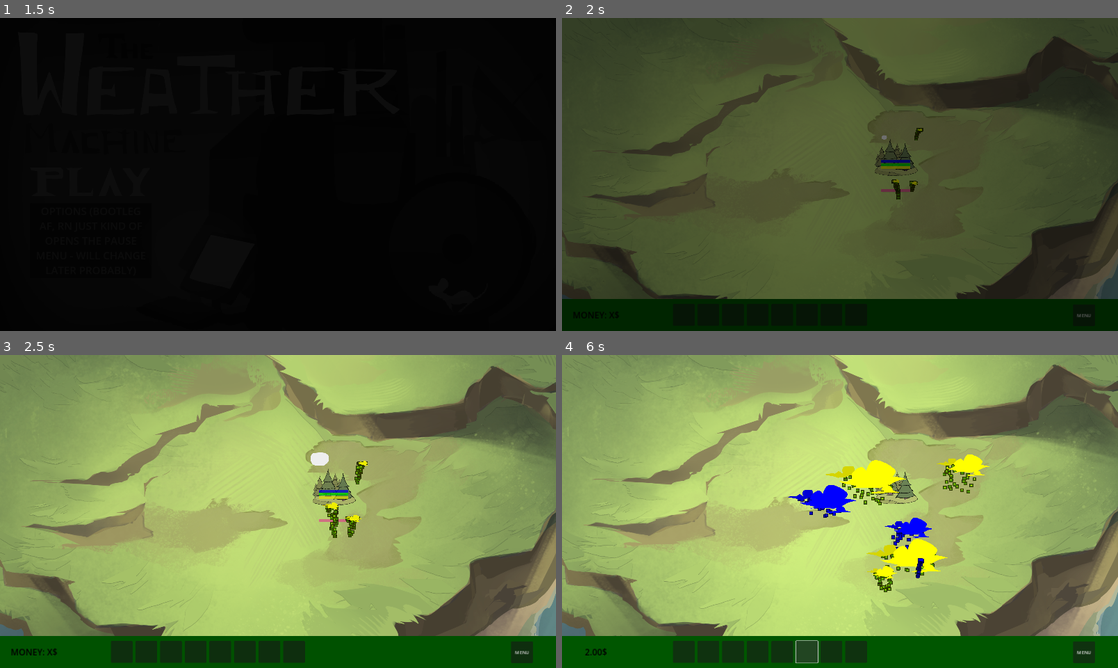
Above: before the commit, frames 1-4 (two rows, left to right).
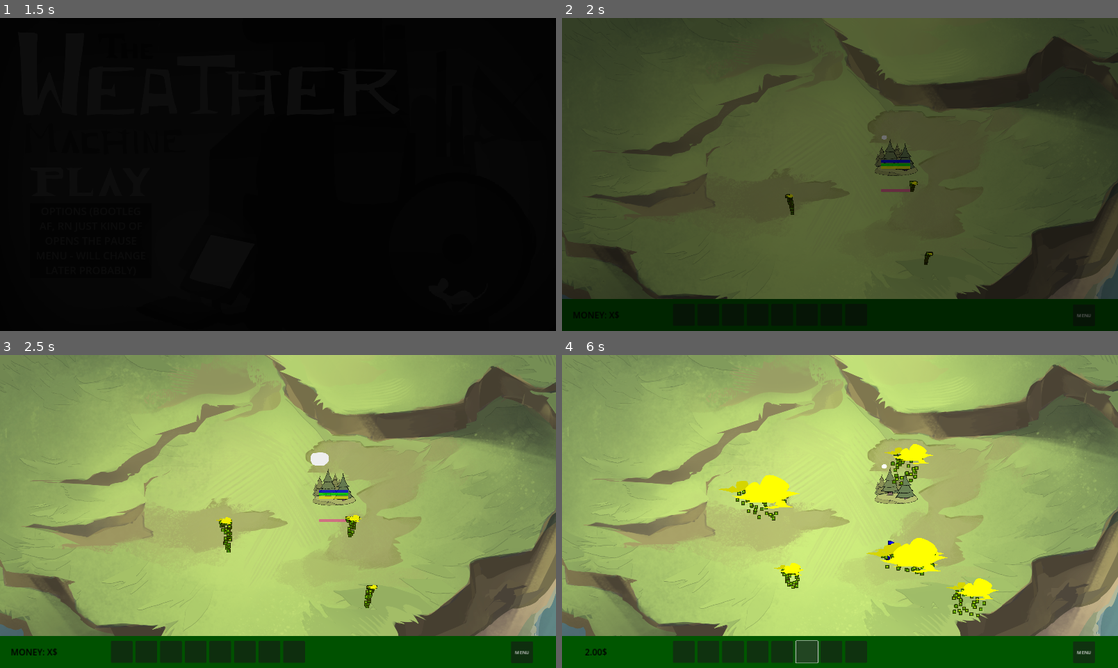
Above: after the commit, the same moments.

Repository: DawidKrolikiewicz/The-Weather-Machine_PirateGameJam16
Game: Godot game, scene res://Scenes/MainMenu/main_menu.tscn
The game is run twice, just before and just after one commit, with the same random seed, the same clock (stepped at 60 frames per second) and the same inputs. The engine's default icon, where the game draws it, is replaced by a stand-in: a white triangle on a blue panel in a dark square.
Inputs (mouse positions are in pixels of both pictures, inside the frame that each line leads up to):
- Up to frame 1 (1.5 s): click (88, 180) at 0.5 s; click (88, 180) at 1.25 s
- Up to frame 2 (2 s): no input
- Up to frame 3 (2.5 s): click (122, 652) at 2 s
- Up to frame 4 (6 s): click (706, 652) at 2.75 s; click (734, 652) at 3.5 s; click (756, 652) at 4.25 s; click (784, 652) at 5 s; click (806, 652) at 5.75 s

Frame 1 is identical in both runs. In frame 2, 0.2% of the frame differs, in the area x 40-67%, y 35-79%; in frame 3, 0.5%; in frame 4, 4.5%, in the area x 28-79%, y 28-84%.

Commit message:
Random Spawn
goofy ass, but it works (spawn rates 90/10 at the beginning, than goes to 30/70 in time)

Diff:
--- a/Scenes/WeatherSpawner/weather_spawner.gd
+++ b/Scenes/WeatherSpawner/weather_spawner.gd
@@ -2,13 +2,25 @@
 class_name WeatherSpawner
 
 @export var weathers_to_spawn: Array[WeatherData] = []
+@export var base_weather_weights: Array[float] = []
+@export var weight_modifiers: Array[float] = []
+@export var min_weight: float = 0.0
+@export var max_weight: float = 100.0
+@export var max_rainy_weight: float = 70.0
+@export var min_sunny_weight: float = 30.0
 
 @onready var timer: Timer = $Timer
 
 var weathers_array: Array[WeatherZone] = []
 var weather_zone: PackedScene = preload("res://Scenes/WeatherZone/weather_zone.tscn")
+var weather_weights: Array[float] = []
 
 func _ready() -> void:
+	if weathers_to_spawn.size() != base_weather_weights.size():
+		push_error("weathers_to_spawn and base_weather_weights must have the same size!")
+		return
+	for weight in base_weather_weights:
+		weather_weights.append(float(weight))
 	randomize_timer_wait_time()
 	timer.start()
 	spawn_weather_zone()
@@ -17,6 +29,7 @@
 
 func _on_timer_timeout() -> void:
 	randomize_timer_wait_time()
+	update_weather_weights()
 	spawn_weather_zone()
 	#print(weathers_array)
 
@@ -27,7 +40,7 @@
 func spawn_weather_zone() -> void:
 	var instance: WeatherZone = weather_zone.instantiate()
 	instance.position = Vector2(randi_range(-300, 300), randi_range(-300, 300))
-	instance.data = weathers_to_spawn[randi_range(0, weathers_to_spawn.size()-1)]
+	instance.data = get_random_weather_data()
 	add_child(instance)
 	weathers_array.append(instance)
 	instance.disolve_finished.connect(_on_weather_disolved)
@@ -35,3 +48,38 @@
 func _on_weather_disolved(zone: WeatherZone) -> void:
 	weathers_array.erase(zone)
 	zone.queue_free()
+
+func get_random_weather_data() -> WeatherData:
+	var total_weight = calculate_sum(weather_weights)
+	var random_value = randi() % total_weight
+	var cumulative_weight = 0.0
+	for i in range(weathers_to_spawn.size()):
+		cumulative_weight += weather_weights[i]
+		if random_value < cumulative_weight:
+			return weathers_to_spawn[i]
+	return weathers_to_spawn[0]
+
+func calculate_sum(array: Array[float]) -> int:
+	var total = 0
+	for value in array:
+		total += value
+	return total
+
+func update_weather_weights() -> void:
+	for i in range(weather_weights.size()):
+
+		if weathers_to_spawn[i].name == "Rain" and weather_weights[i] < max_rainy_weight:
+			weather_weights[i] += weight_modifiers[i]
+			if weather_weights[i] > max_rainy_weight:
+				weather_weights[i] = max_rainy_weight
+
+		elif weathers_to_spawn[i].name == "Sun Rays" and weather_weights[i] > min_sunny_weight:
+			weather_weights[i] += weight_modifiers[i]
+			if weather_weights[i] < min_sunny_weight:
+				weather_weights[i] = min_sunny_weight
+
+		if weather_weights[i] < min_weight:
+			weather_weights[i] = min_weight
+		elif weather_weights[i] > max_weight:
+			weather_weights[i] = max_weight
+	print("Updated weights:", weather_weights)
--- a/Scenes/WeatherSpawner/weather_spawner.tscn
+++ b/Scenes/WeatherSpawner/weather_spawner.tscn
@@ -8,6 +8,8 @@
 [node name="WeatherSpawner" type="Node2D"]
 script = ExtResource("1_gecuu")
 weathers_to_spawn = Array[ExtResource("2_2ce6v")]([ExtResource("3_w7pw5"), ExtResource("4_p1vcs")])
+base_weather_weights = Array[float]([10.0, 90.0])
+weight_modifiers = Array[float]([2.0, -2.0])
 
 [node name="Timer" type="Timer" parent="."]
 
